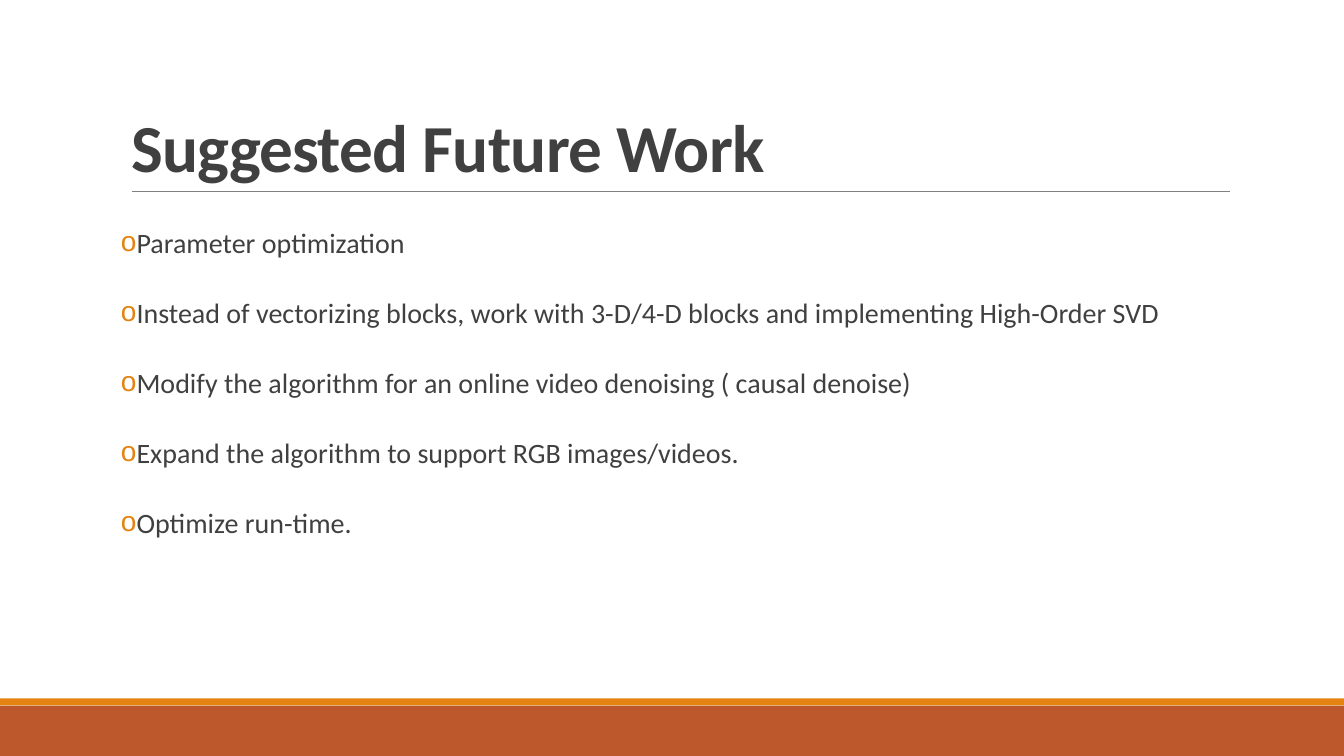
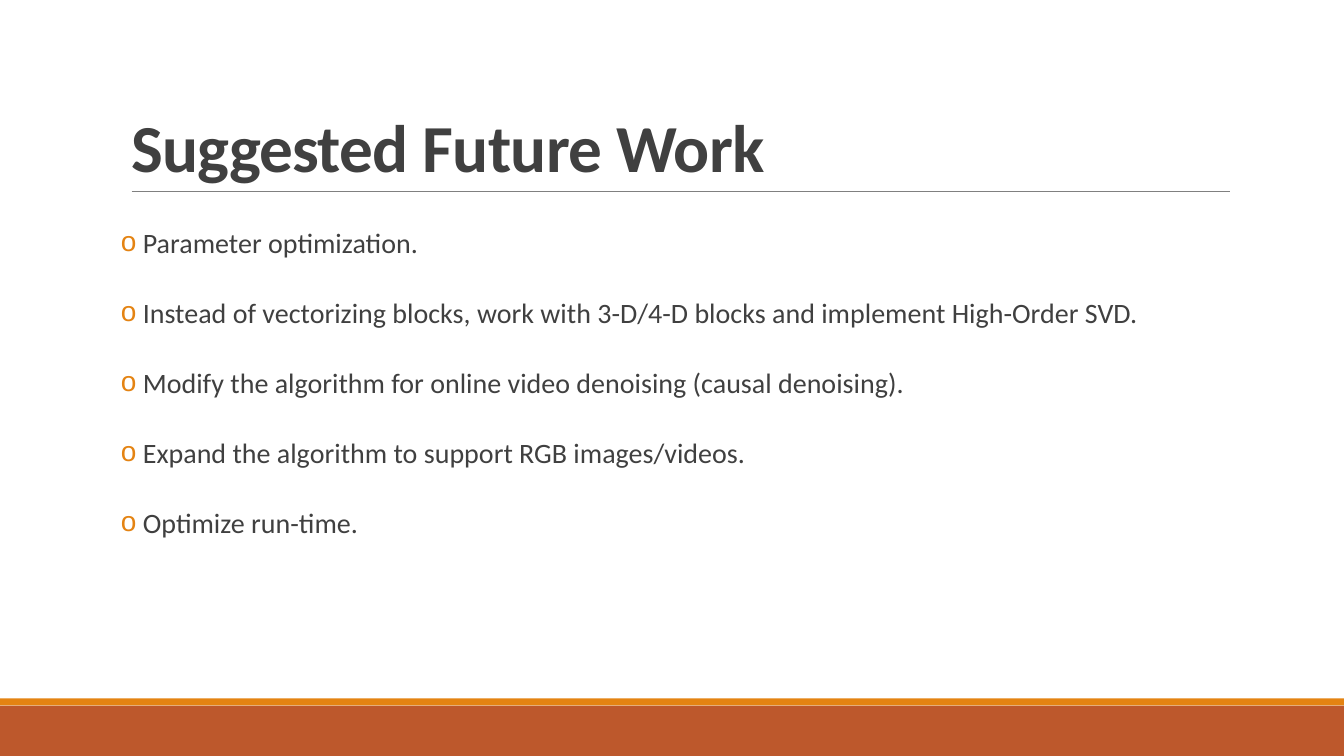
Before and after one commit to roy-hachnochi/WNNM-Video-Denoising, a slide deck: slide 21 of Project Presentation.pptx (slide 17 before the commit). Drawn at 1344x756 pixels with LibreOffice and Linux fonts; fonts in the diff are those of the drawing. Boxes give left, top, right and bottom in pixels: in the first picture for what was removed or moved away, otherwise in the second. Text is boxed around its words. In the diff, an @@ line names an element or a change of style, - is before the commit and + after.

```diff
--- a/Project Presentation.pptx
+++ b/Project Presentation.pptx
@@ text at <box>143,233,1137,398</box>: text changed @@
-o Parameter optimization
-o Instead of vectorizing blocks, work with 3-D/4-D blocks and implementing High-Order SVD
-o Modify the algorithm for an online video denoising ( causal denoise)
+o Parameter optimization.
+o Instead of vectorizing blocks, work with 3-D/4-D blocks and implement High-Order SVD.
+o Modify the algorithm for online video denoising (causal denoising).
```
Also in this commit, not shown: 15 other slides changed, 4 slides added, 4 other files.
